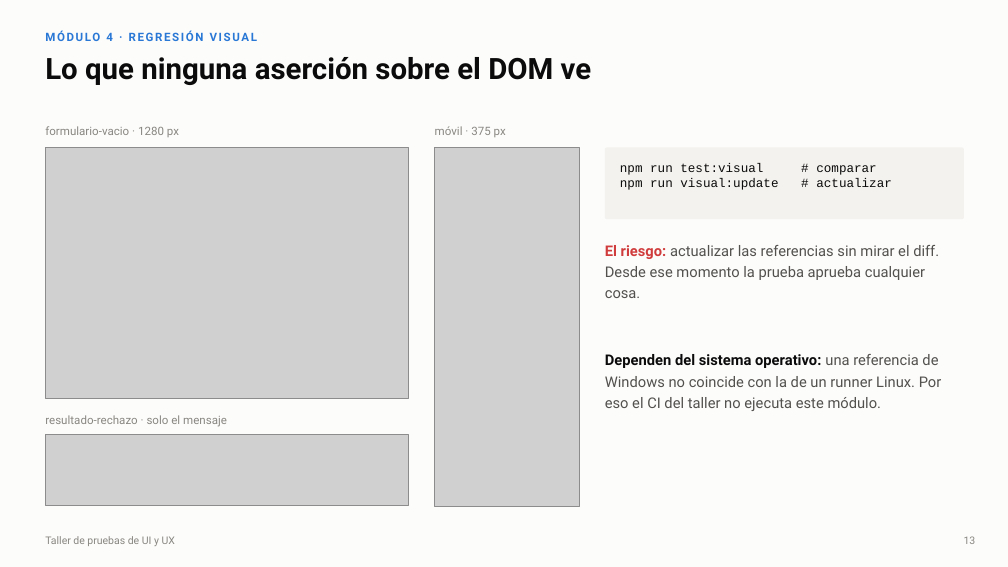
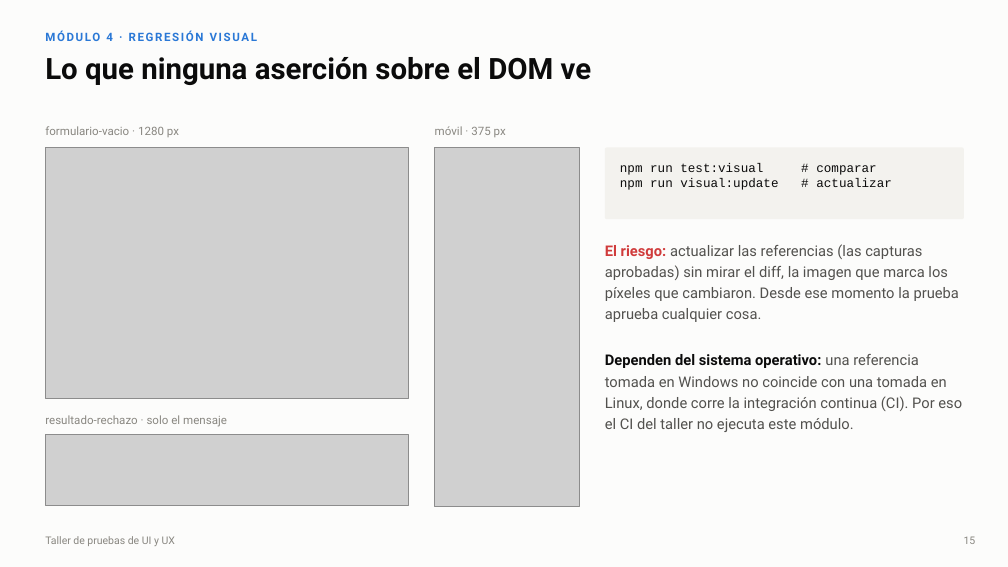
Before and after one commit to CesarAVegaF312/TYVS-Taller_Pruebas_de_UX, a slide deck: slide 15 of Pruebas de UI y UX.pptx (slide 13 before the commit). Drawn at 1008x567 pixels with LibreOffice and Linux fonts; fonts in the diff are those of the drawing; grey boxes stand for pictures. Boxes give left, top, right and bottom in pixels: in the first picture for what was removed or moved away, otherwise in the second. Text is boxed around its words. In the diff, an @@ line names an element or a change of style, - is before the commit and + after.

Commit message:
Presentacion: explica las herramientas y los terminos antes de usarlos
- Diapositiva nueva sobre Playwright antes del primer codigo: que es, que es
  page, como corre npm test (webServer) y la prueba 01 real del modulo 1, con
  un glosario de test, localizador y asercion.
- Diapositiva nueva sobre axe antes de hablar de sus limites, con la salida
  real de axe 4.13.0 sobre defectuosa.html, y una franja que explica WCAG,
  sus niveles y como se leen las etiquetas (wcag21aa).
- Definiciones en su propia diapositiva: E2E, role="status" y el lector de
  pantalla, --repeat-each y workers, defectuosa.html, las reglas de axe en
  espanol, la categoria best-practice, el placeholder sin la jerga accname,
  referencias, diff y CI, el mecanismo de los sabotajes (pruebas de mutacion)
  y los terminos de Selenium.
- construir.py acepta una ruta de salida, para regenerar aunque el .pptx
  este abierto en PowerPoint.

```diff
--- a/Pruebas de UI y UX.pptx
+++ b/Pruebas de UI y UX.pptx
@@ text at <box>605,244,959,322</box>: text changed @@
-El riesgo: actualizar las referencias sin mirar el diff. Desde ese momento la prueba aprueba cualquier cosa.
+El riesgo: actualizar las referencias (las capturas aprobadas) sin mirar el diff, la imagen que marca los píxeles que cambiaron. Desde ese momento la prueba aprueba cualquier cosa.
@@ text at <box>605,354,962,432</box>: text changed @@
-Dependen del sistema operativo: una referencia de Windows no coincide con la de un runner Linux. Por eso el CI del taller no ejecuta este módulo.
+Dependen del sistema operativo: una referencia tomada en Windows no coincide con una tomada en Linux, donde corre la integración continua (CI). Por eso el CI del taller no ejecuta este módulo.
```
Also in this commit, not shown: 18 other slides changed, 2 slides added, 1 other file.
